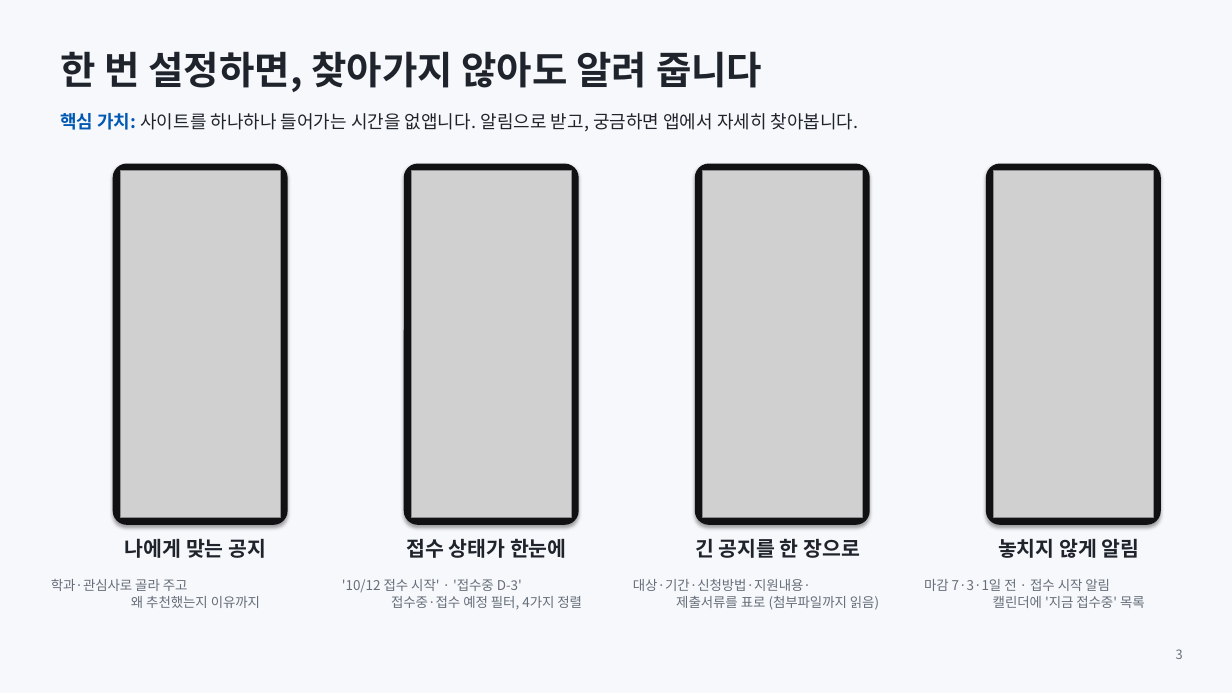
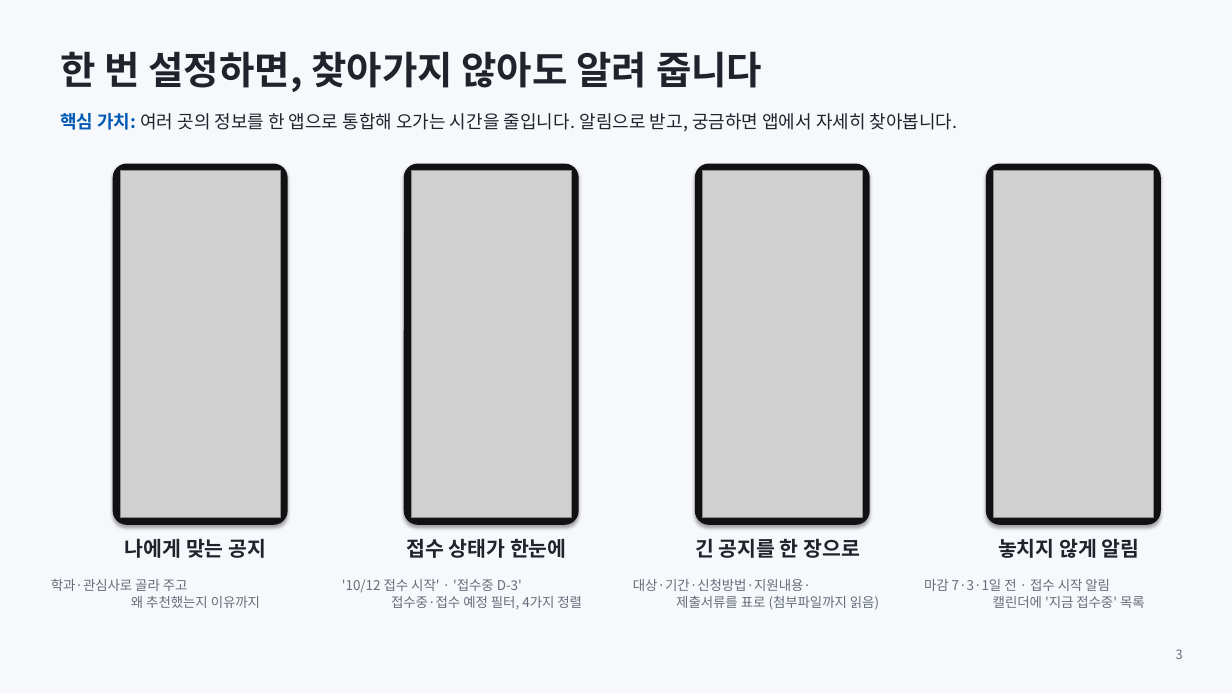
Before and after one commit to GOBIEBERPA/scnu-lens, a slide deck: slide 3 of docs/SCNU-Lens-발표.pptx. Drawn at 1232x693 pixels with LibreOffice and Linux fonts; fonts in the diff are those of the drawing; grey boxes stand for pictures. Boxes give left, top, right and bottom in pixels: in the first picture for what was removed or moved away, otherwise in the second. Text is boxed around its words. In the diff, an @@ line names an element or a change of style, - is before the commit and + after.

```diff
--- a/docs/SCNU-Lens-발표.pptx
+++ b/docs/SCNU-Lens-발표.pptx
@@ text at <box>60,113,958,132</box>: text changed @@
-핵심 가치: 사이트를 하나하나 들어가는 시간을 없앱니다. 알림으로 받고, 궁금하면 앱에서 자세히 찾아봅니다.
+핵심 가치: 여러 곳의 정보를 한 앱으로 통합해 오가는 시간을 줄입니다. 알림으로 받고, 궁금하면 앱에서 자세히 찾아봅니다.
```
Also in this commit, not shown: 3 other slides changed, 1 other file.
